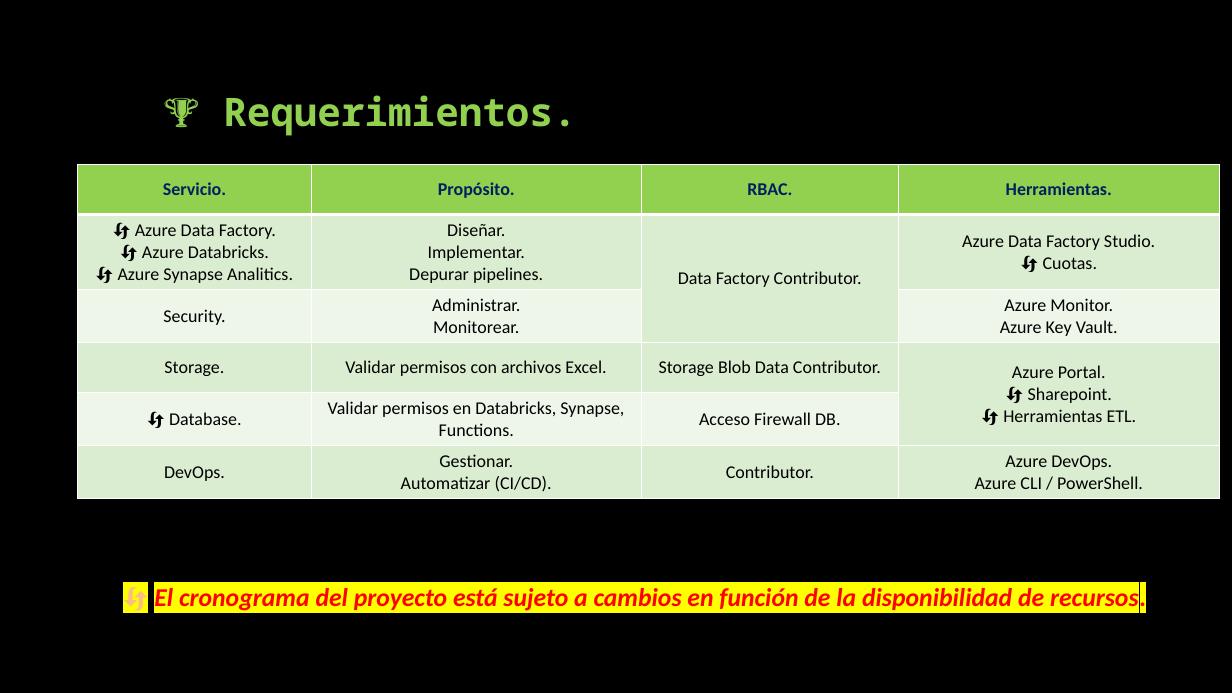
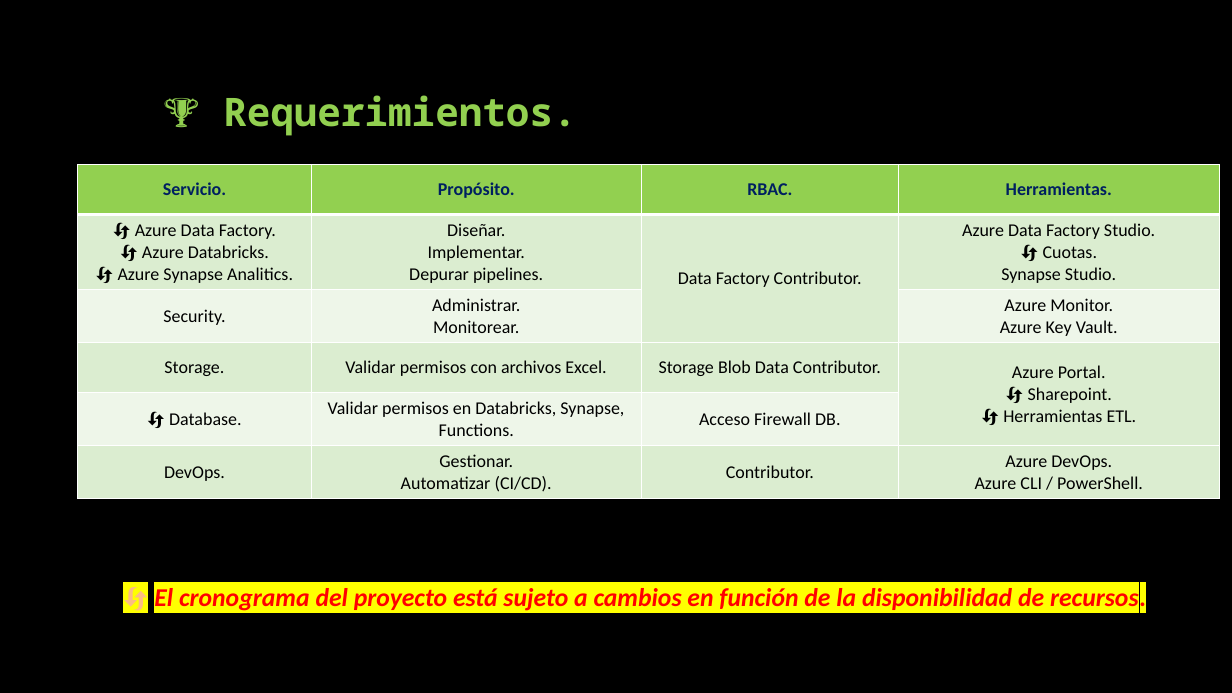
Before and after one commit to OMaciasd/datafactory-migration, a slide deck: slide 7 of Diagrams/guides/Propuesta migracion - Perceptio.pptx. Drawn at 1232x693 pixels with LibreOffice and Linux fonts; fonts in the diff are those of the drawing. Boxes give left, top, right and bottom in pixels: in the first picture for what was removed or moved away, otherwise in the second. Text is boxed around its words. In the diff, an @@ line names an element or a change of style, - is before the commit and + after.

```diff
--- a/Diagrams/guides/Propuesta migracion - Perceptio.pptx
+++ b/Diagrams/guides/Propuesta migracion - Perceptio.pptx
@@ table at <box>78,165,1220,496</box> @@
-row 2, column 4: Azure Data Factory Studio. / 🔄 Cuotas.
+row 2, column 4: Azure Data Factory Studio. / 🔄 Cuotas. Synapse Studio.
```
Also in this commit, not shown: 2 other slides changed, 53 other files.
